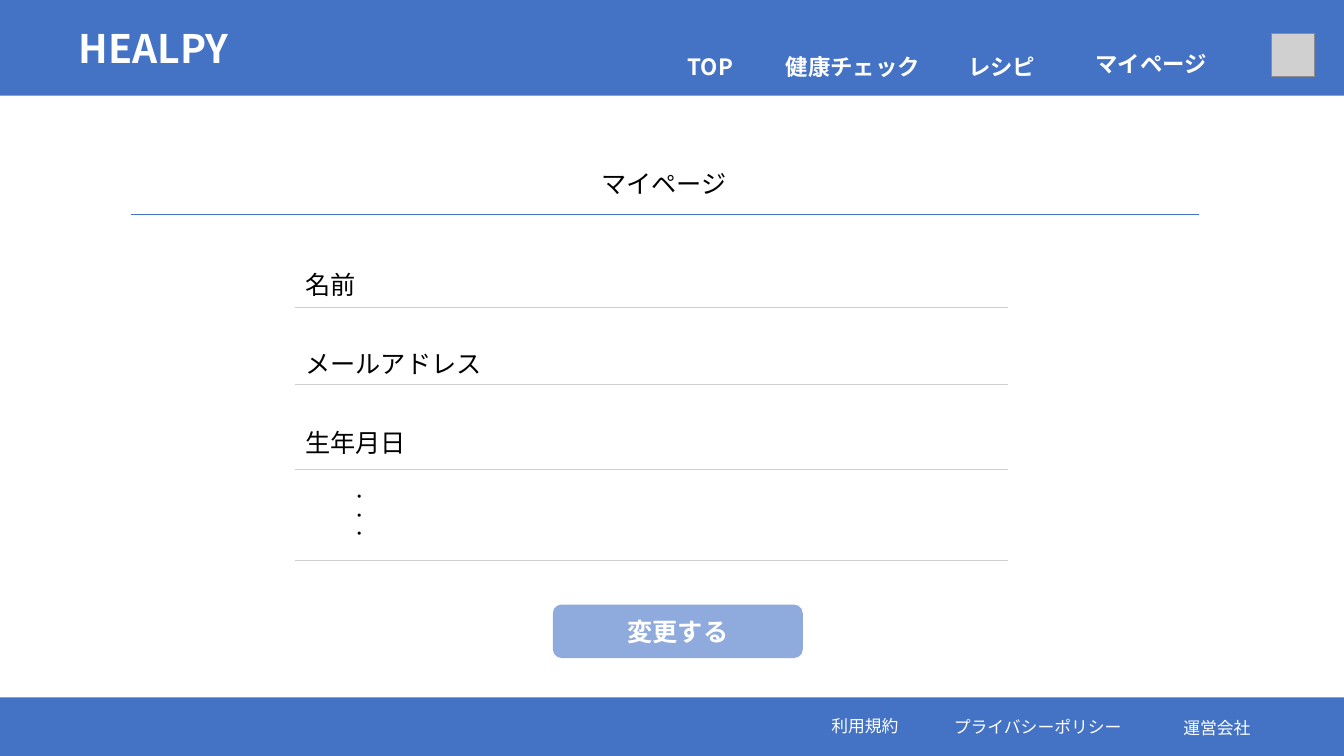
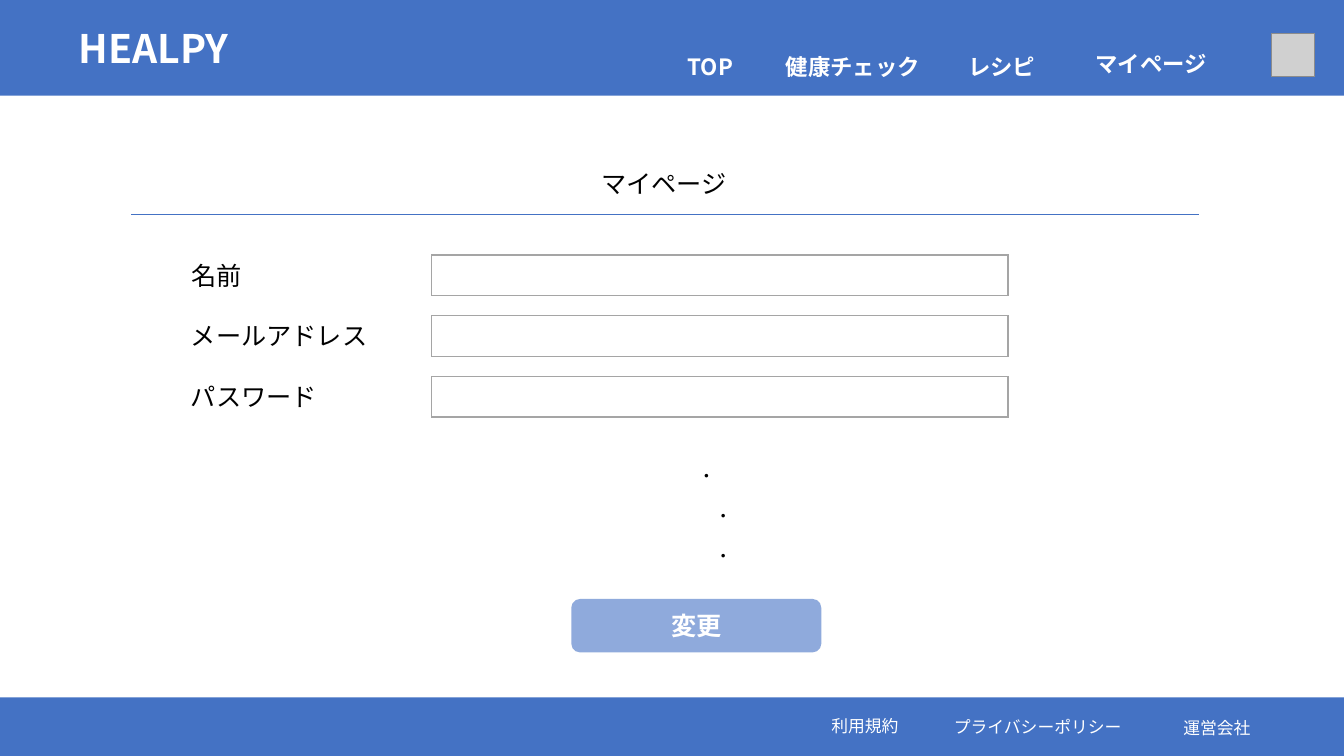
Before and after one commit to sss-sr2021/OTOME, a slide deck: slide 12 of 詳細設計/画面設計.pptx (slide 8 before the commit). Drawn at 1344x756 pixels with LibreOffice and Linux fonts; fonts in the diff are those of the drawing; grey boxes stand for pictures. Boxes give left, top, right and bottom in pixels: in the first picture for what was removed or moved away, otherwise in the second. Text is boxed around its words. In the diff, an @@ line names an element or a change of style, - is before the commit and + after.

Commit message:
変更

```diff
--- a/詳細設計/画面設計.pptx
+++ b/詳細設計/画面設計.pptx
@@ text added at <box>191,264,241,287</box>, 18 pt, text #000000 @@
+名前
@@ rectangle added at <box>432,255,1008,295</box>, fill #FFFFFF, outline #A5A5A5 1 pt @@
@@ text at <box>305,273,355,296</box>: paragraph removed @@
-名前
@@ text "メールアドレス": place and size @@
-text "メールアドレス" at <box>305,273,481,535</box>
+text "メールアドレス" at <box>191,325,367,346</box>
@@ line removed from (295, 308) to (1008, 308) @@
@@ rectangle added at <box>432,316,1008,356</box>, fill #FFFFFF, outline #A5A5A5 1 pt @@
@@ text added at <box>191,385,317,407</box>, 18 pt, text #000000 @@
+パスワード
@@ line removed from (295, 384) to (1008, 384) @@
@@ rectangle added at <box>432,376,1008,416</box>, fill #FFFFFF, outline #A5A5A5 1 pt @@
@@ text at <box>305,430,406,535</box>: paragraphs removed @@
-生年月日
-・
-・
-・
@@ line removed from (295, 469) to (1008, 469) @@
@@ text added at <box>698,474,732,558</box>, 12 pt, text #000000 @@
+・
+・
+・
@@ line removed from (295, 561) to (1008, 561) @@
@@ rounded rectangle "変更": place and size @@
-rounded rectangle "変更" at <box>553,605,803,658</box>
+rounded rectangle "変更" at <box>572,599,822,652</box>
@@ text in rounded rectangle at <box>671,614,721,637</box>: text changed @@
-変更する
+変更
```
Also in this commit, not shown: 1 other slide changed, 4 slides added, 1 other file.
